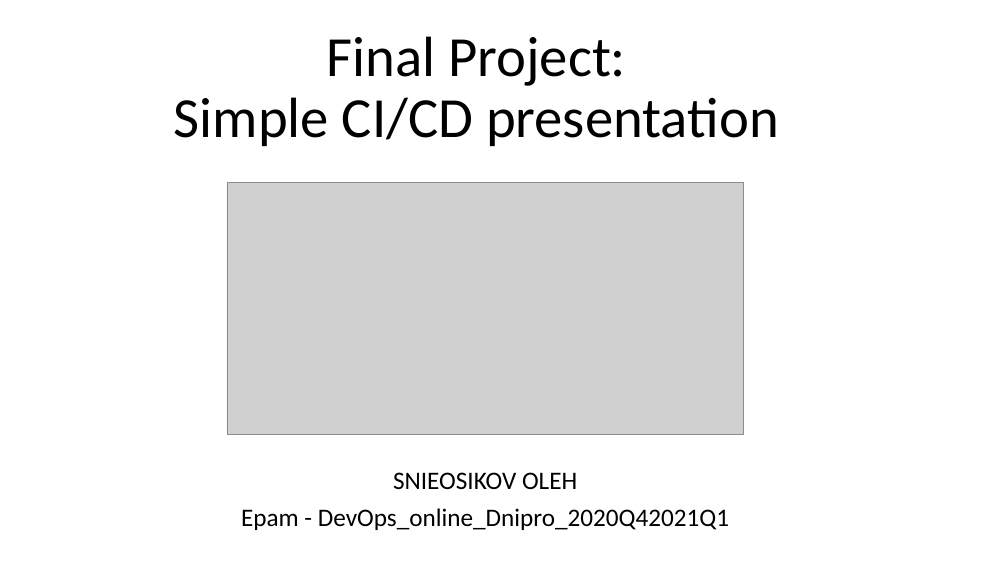
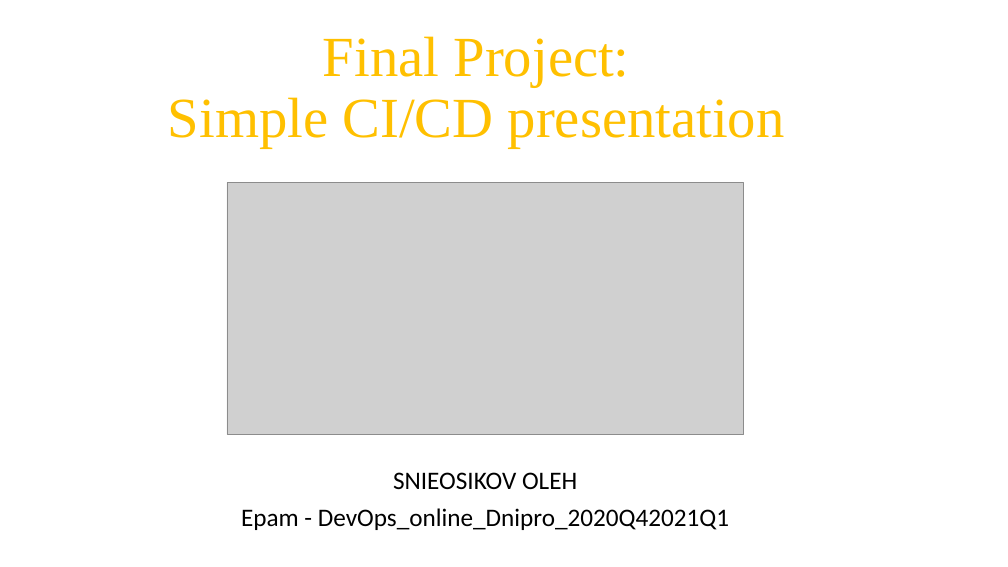
Before and after one commit to Oleg-dp/DevOps_online_Dnipro_2020Q42021Q1, a slide deck: slide 1 of final/SNIEOSIKOV OLEH.pptx. Drawn at 1008x567 pixels with LibreOffice and Linux fonts; fonts in the diff are those of the drawing; grey boxes stand for pictures. Boxes give left, top, right and bottom in pixels: in the first picture for what was removed or moved away, otherwise in the second. Text is boxed around its words. In the diff, an @@ line names an element or a change of style, - is before the commit and + after.

```diff
--- a/final/SNIEOSIKOV OLEH.pptx
+++ b/final/SNIEOSIKOV OLEH.pptx
@@ title "Final Project: Simple CI/CD presentation" at <box>168,36,785,148</box>: font Calibri to Times New Roman, text colour #000000 to #FFC000 @@
```
Also in this commit, not shown: 6 other slides changed.
